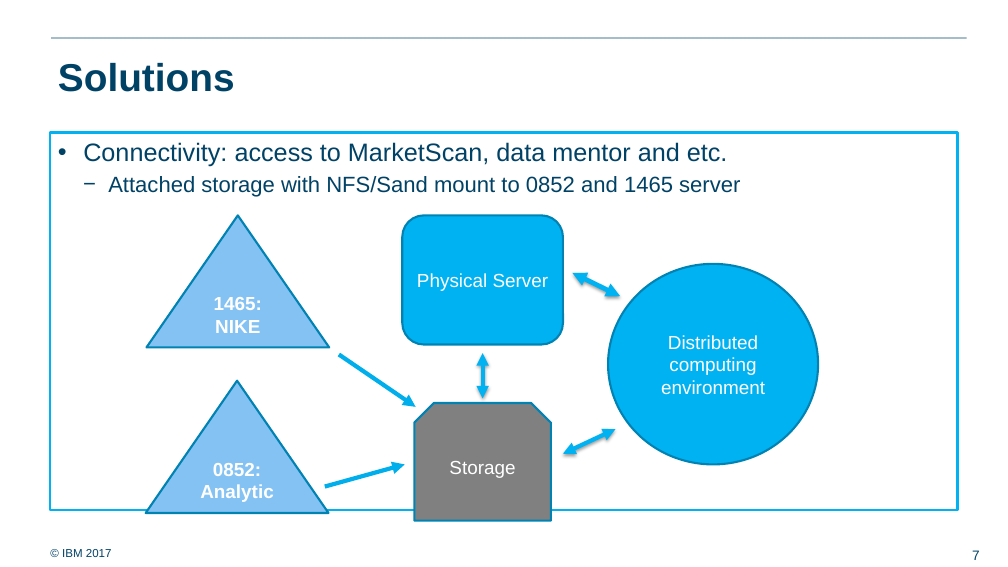
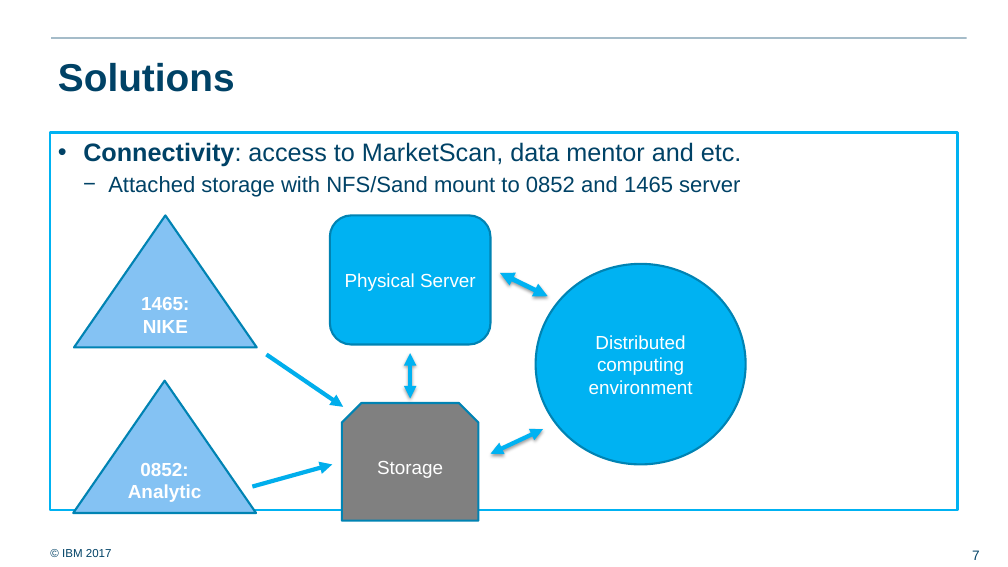
Before and after one commit to ralf0615/Analytics_project_backlog, a slide deck: slide 7 of Analytics_server_setup_v3.pptx. Drawn at 1008x567 pixels with LibreOffice and Linux fonts; fonts in the diff are those of the drawing; background and template pictures are left out. Boxes give left, top, right and bottom in pixels: in the first picture for what was removed or moved away, otherwise in the second. Text is boxed around its words. In the diff, an @@ line names an element or a change of style, - is before the commit and + after.

```diff
--- a/Analytics_server_setup_v3.pptx
+++ b/Analytics_server_setup_v3.pptx
@@ text at [83,142,742,167]: bold on in "Connectivity:" @@
@@ 3 double arrows, 1 ellipse, 1 rounded rectangle, 1 snip same rect, 1 arrow: place and size @@
-3 double arrows, 1 ellipse, 1 rounded rectangle, 1 snip same rect, 1 arrow at [325,216,818,521]
+3 double arrows, 1 ellipse, 1 rounded rectangle, 1 snip same rect, 1 arrow at [253,216,746,521]
@@ 2 triangles, 1 arrow: place and size @@
-2 triangles, 1 arrow at [146,216,416,513]
+2 triangles, 1 arrow at [73,216,343,513]
```
Also in this commit, not shown: 10 other slides changed, 5 other files.
